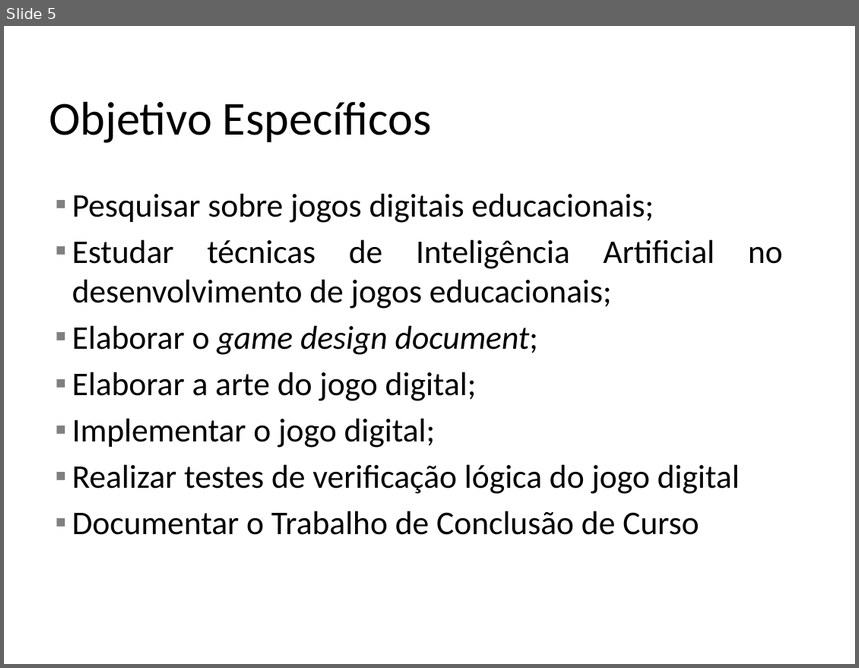
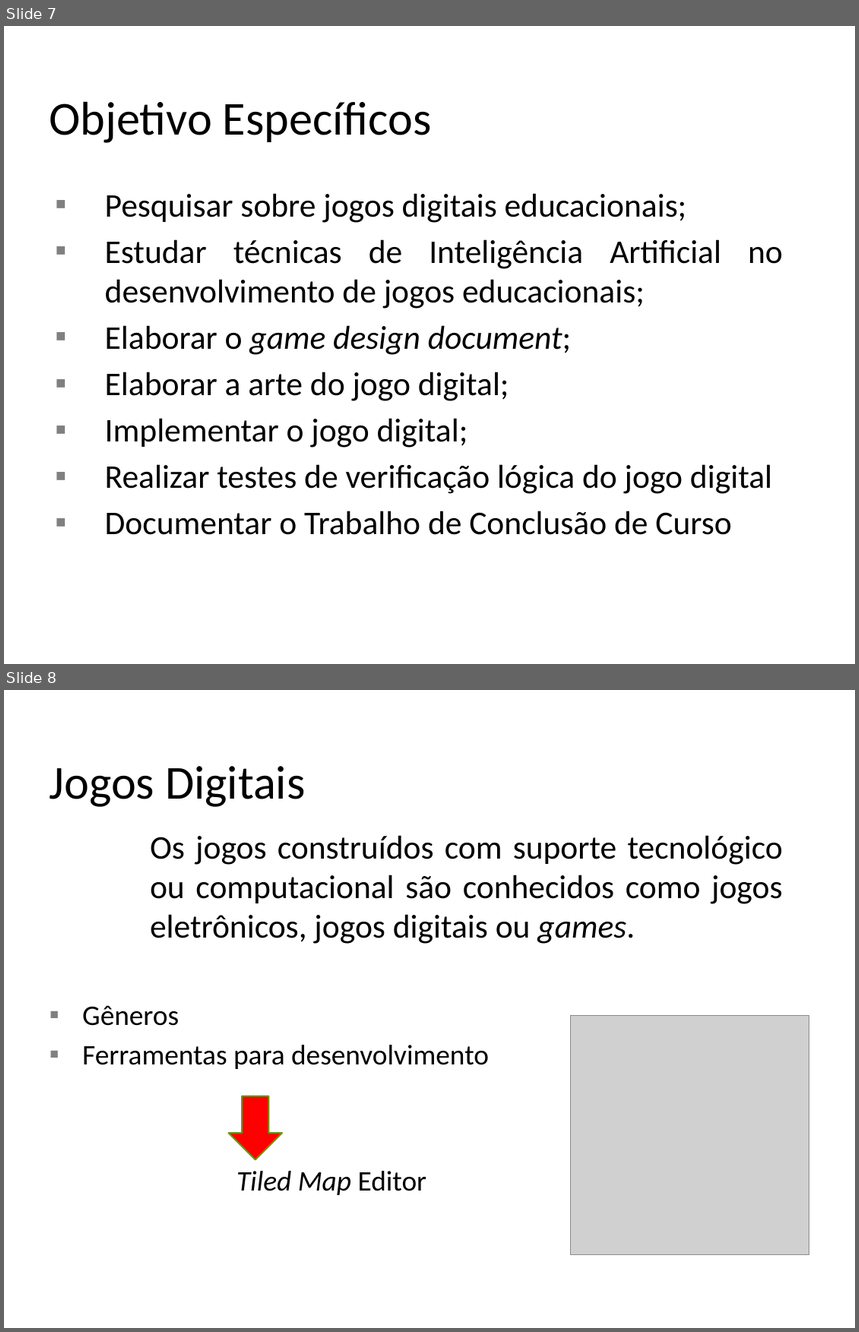
Before and after one commit to zehamarall/tcc, a slide deck: Doc/Apresentacao TCCII.pptx. Shown one above the other, each under a label of ours: slide 5 before the commit, slides 7 and 8 after it. The pictures are 859x668 and 859x1332 pixels, drawn with LibreOffice and Linux fonts; fonts in the diff are those of the drawing; grey boxes stand for pictures; background and template pictures are left out. Boxes give left, top, right and bottom in pixels: in the first picture for what was removed or moved away, otherwise in the second. Text is boxed around its words. In the diff, an @@ line names an element or a change of style, - is before the commit and + after.

Commit message:
atualizando documentação

```diff
--- a/Doc/Apresentacao TCCII.pptx
+++ b/Doc/Apresentacao TCCII.pptx
@@ slide 8 added at (4,690,855,1328), background #FFFFFF @@
@@ title added at (50,766,305,807), 40 pt, text #000000 @@
+Jogos Digitais
@@ text added at (82,835,783,1195), 28 pt, text #000000 @@
+Os jogos construídos com suporte tecnológico ou computacional são conhecidos como jogos eletrônicos, jogos digitais ou games.
+▪ Gêneros
+▪ Ferramentas para desenvolvimento
+Tiled Map Editor
@@ picture added at (570,1016,810,1255) @@
@@ right arrow added at (229,1096,282,1160), fill #FF0000, outline #70931A 1.25 pt @@
@@ what was slide 5 is now slide 7 @@
@@ slide 7 changed as well @@
@@ text "Pesquisar sobre jogos digitais educacionais;" at (105,193,783,535): indent changed @@
```
Also in this commit, not shown: 10 other slides changed, 11 other slides added, 10 slides removed, 1 other file.
